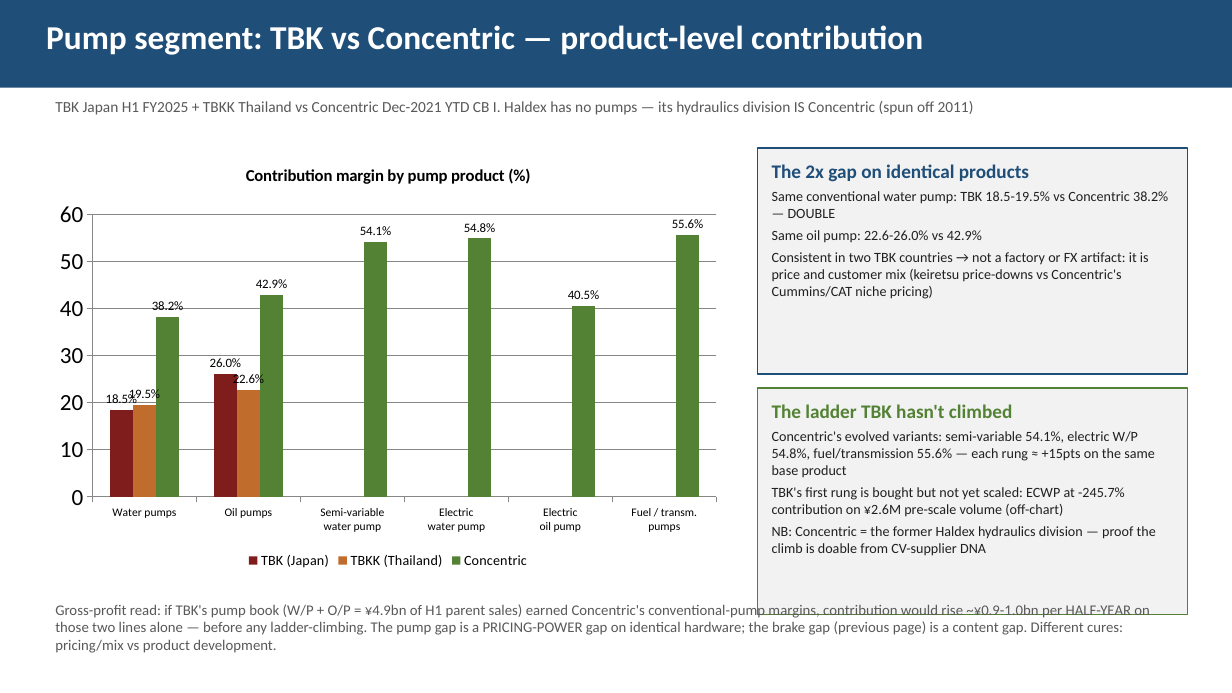
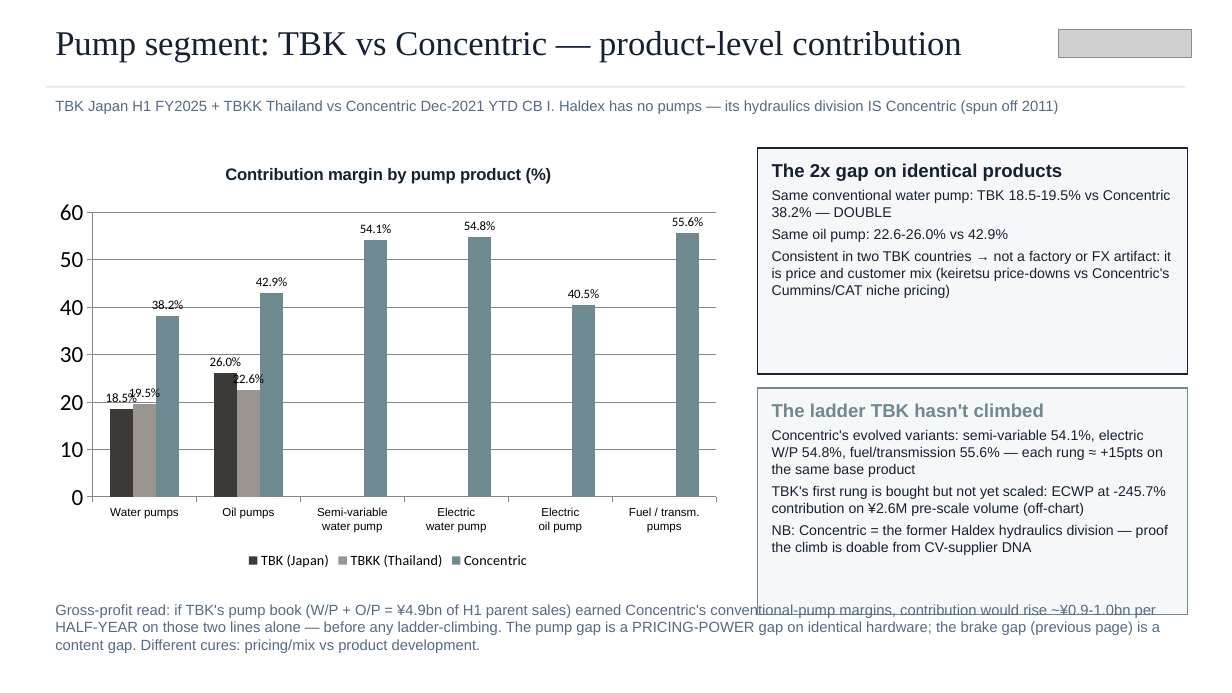
Before and after one commit to charette-lab/Claude, a slide deck: slide 16 of TBK_rd_gap_slides.pptx. Drawn at 1232x693 pixels with LibreOffice and Linux fonts; fonts in the diff are those of the drawing; grey boxes stand for pictures. Boxes give left, top, right and bottom in pixels: in the first picture for what was removed or moved away, otherwise in the second. Text is boxed around its words. In the diff, an @@ line names an element or a change of style, - is before the commit and + after.

```diff
--- a/TBK_rd_gap_slides.pptx
+++ b/TBK_rd_gap_slides.pptx
@@ text "Pump segment: TBK vs Concentric ...": place and size @@
-text "Pump segment: TBK vs Concentric ..." at box(0, 0, 1232, 88)
+text "Pump segment: TBK vs Concentric ..." at box(55, 31, 961, 62)
@@ text "Pump segment: TBK vs Concentric ..." at box(55, 31, 961, 62): size 26 to 27 pt, font Calibri to Times New Roman, text colour #FFFFFF to #152130, bold off; fill #1F4E78 to none @@
@@ picture added at box(1058, 30, 1192, 57) @@
@@ rectangle added at box(46, 86, 1186, 88), fill #E2E5E9 @@
@@ text "TBK Japan H1 FY2025 + ..." at box(55, 100, 1059, 114): size 12 to 11.5 pt, font Calibri to Arial, text colour #595959 to #556A83 @@
@@ column chart at box(46, 148, 730, 573) @@
@@ colour of TBK (Japan) #7F1D1D to #3C3937 @@
@@ colour of TBKK (Thailand) #C06C2C to #9A958E @@
@@ colour of Concentric #548235 to #6F8990 @@
@@ category axis changed @@
@@ rectangle "The 2x gap on identical ..." at box(758, 148, 1188, 374): size 15 to 14.5 pt, text colour #1F4E78 to #152130 in "The 2x gap on identical products"; font Calibri to Arial; text colour #202020 to #152130 in "Same conventional water pump: TBK 18.5-19.5% vs ...", "Same oil pump: 22.6-26.0% vs 42.9%", "Consistent in two TBK countries → not ..."; fill #F2F2F2 to #F6F7F9; outline #1F4E78 1.25 pt to #152130 1.25 pt @@
@@ rectangle "The ladder TBK hasn't climbed" at box(758, 388, 1188, 615): size 15 to 14.5 pt, text colour #548235 to #6F8990 in "The ladder TBK hasn't climbed"; font Calibri to Arial, text colour #202020 to #152130; fill #F2F2F2 to #F6F7F9; outline #548235 1.25 pt to #6F8990 1.25 pt @@
@@ text "Gross-profit read: if TBK's pump ..." at box(55, 603, 1160, 653): font Calibri to Arial, text colour #595959 to #556A83 @@
```
Also in this commit, not shown: 26 other slides changed, 3 other files.
